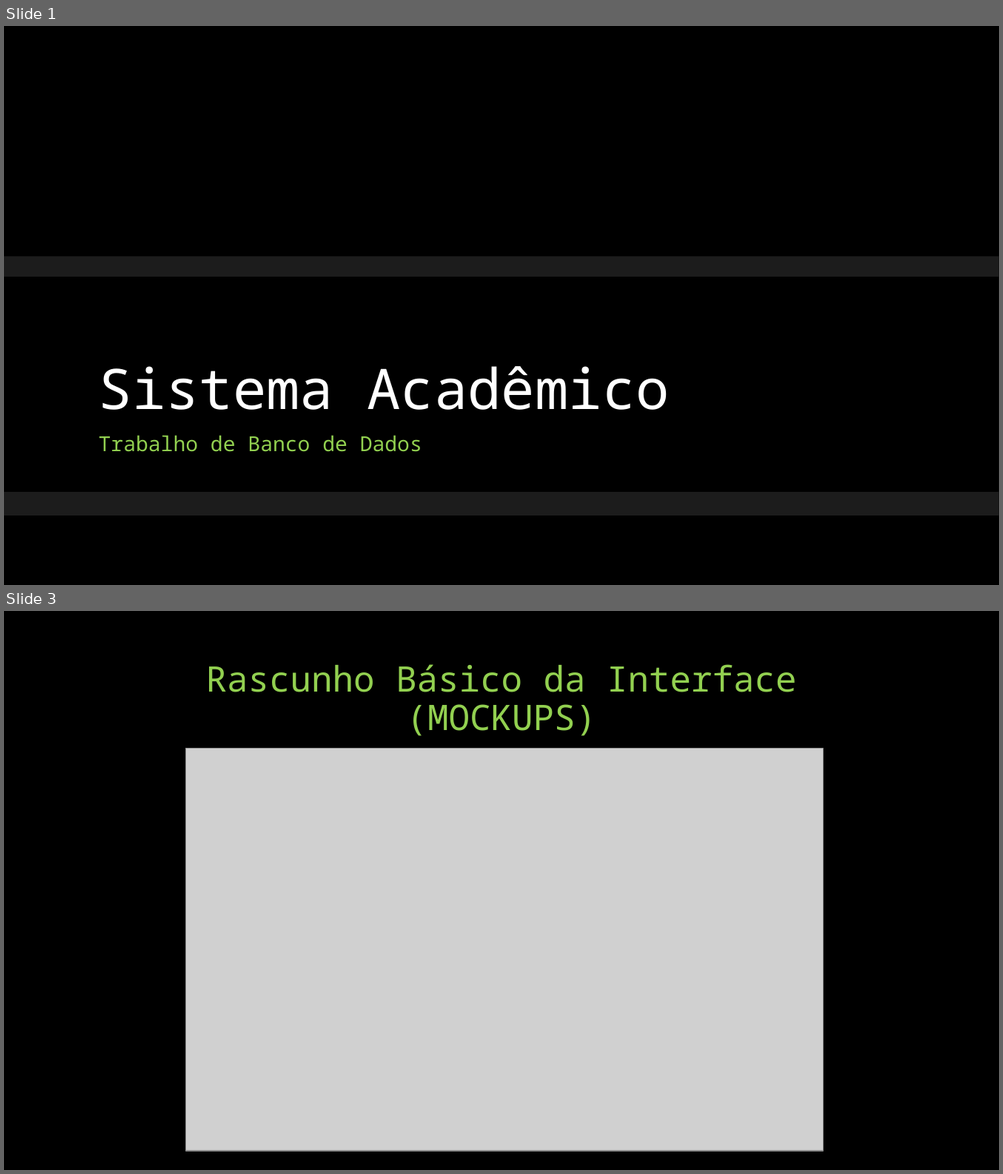
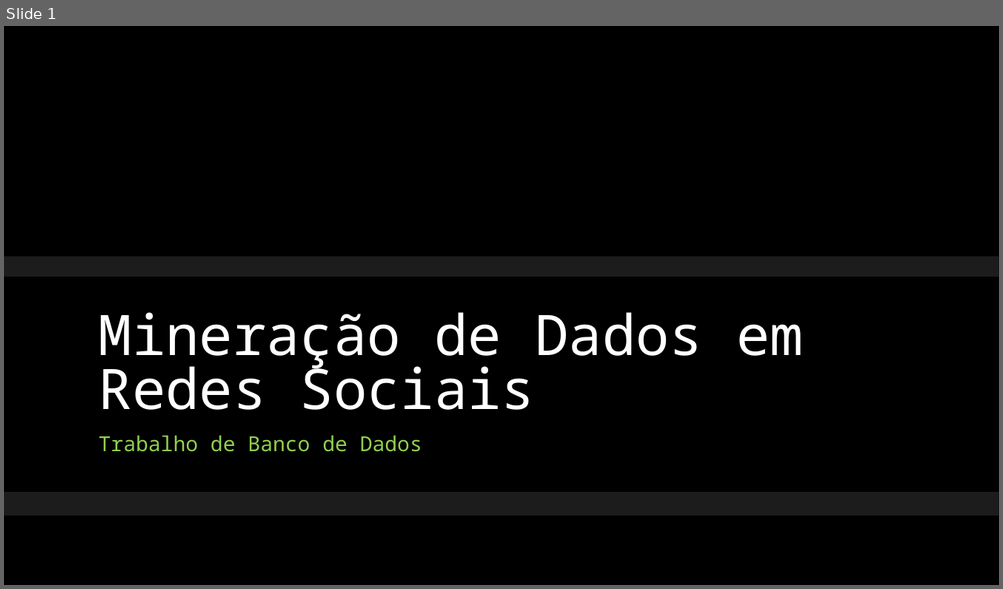
Before and after one commit to calosguilherme/trab01, a slide deck: Apresentação.pptx. Shown one above the other, each under a label of ours: slides 1 and 3 before the commit, slide 1 after it; the slides between them are not shown. The pictures are 1003x1174 and 1003x589 pixels, drawn with LibreOffice and Linux fonts; fonts in the diff are those of the drawing; grey boxes stand for pictures; background and template pictures are left out. Boxes give left, top, right and bottom in pixels: in the first picture for what was removed or moved away, otherwise in the second. Text is boxed around its words. In the diff, an @@ line names an element or a change of style, - is before the commit and + after.

```diff
--- a/Apresentação.pptx
+++ b/Apresentação.pptx
@@ slide 3 removed at (4, 611, 999, 1170), background #000000 @@
@@ title removed at (206, 664, 797, 736) @@
-Rascunho Básico da Interface (MOCKUPS)
@@ picture removed at (186, 749, 823, 1151) @@
@@ slide 1 changed as well @@
@@ title at (99, 312, 803, 410): text changed @@
-Sistema Acadêmico
+Mineração de Dados em Redes Sociais
```
Also in this commit, not shown: 6 slides added, 7 other slides removed.
